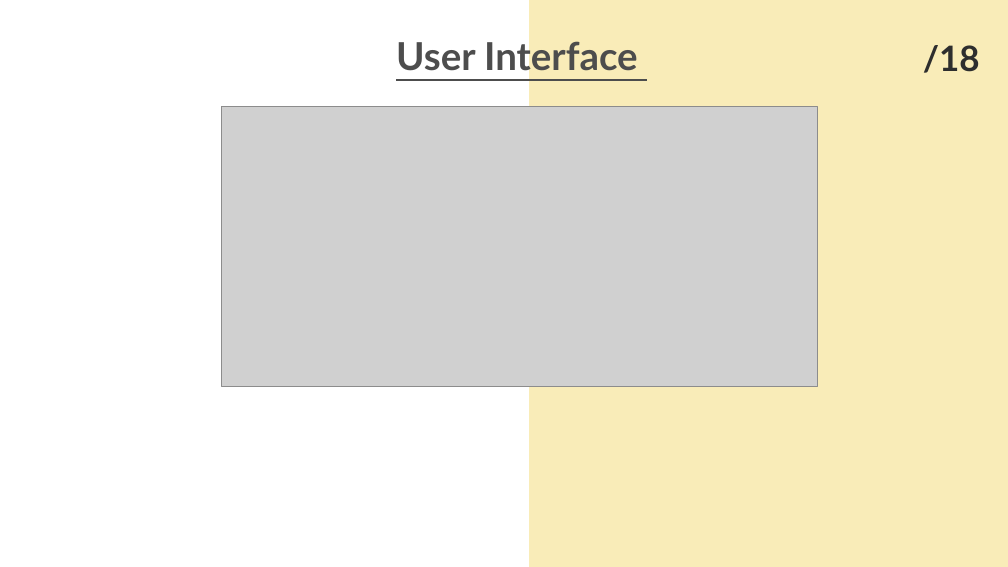
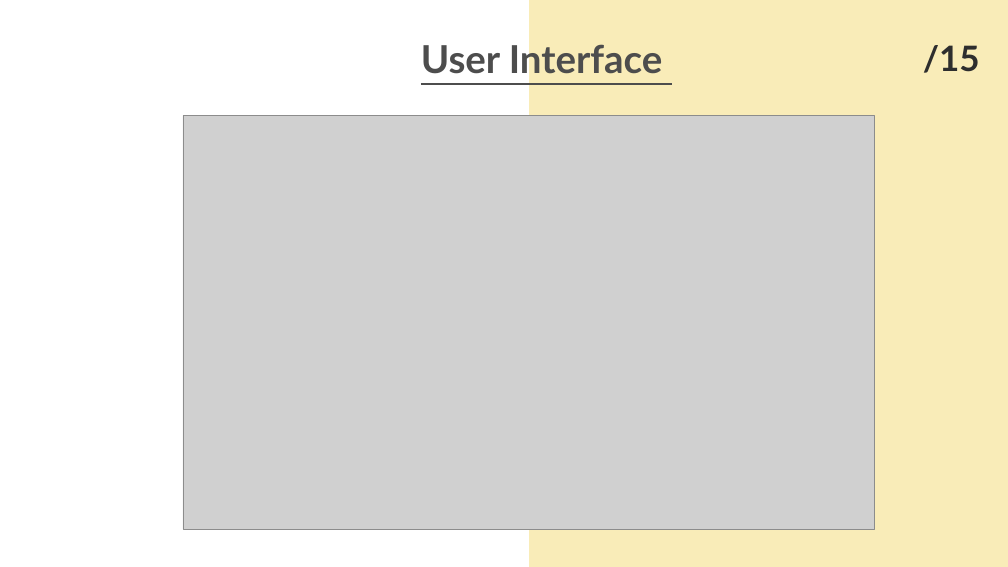
Before and after one commit to SadiaImran/PodVerse, a slide deck: slide 15 of docs/60%/PodVerse-60%-PPT.pptx (slide 18 before the commit). Drawn at 1008x567 pixels with LibreOffice and Linux fonts; fonts in the diff are those of the drawing; grey boxes stand for pictures. Boxes give left, top, right and bottom in pixels: in the first picture for what was removed or moved away, otherwise in the second. Text is boxed around its words. In the diff, an @@ line names an element or a change of style, - is before the commit and + after.

```diff
--- a/docs/60%/PodVerse-60%-PPT.pptx
+++ b/docs/60%/PodVerse-60%-PPT.pptx
@@ text "User Interface": place and size @@
-text "User Interface" at <box>396,36,638,77</box>
+text "User Interface" at <box>421,40,663,81</box>
@@ text at <box>923,45,980,73</box>: text changed @@
-/18
+/15
@@ picture: place and size @@
-picture at <box>221,106,817,386</box>
+picture at <box>183,115,875,529</box>
@@ text removed at <box>184,354,278,366</box> @@
-reallyygreatsite.com
```
Also in this commit, not shown: 8 other slides changed, 1 slide added, 10 slides removed, 1 other file.
